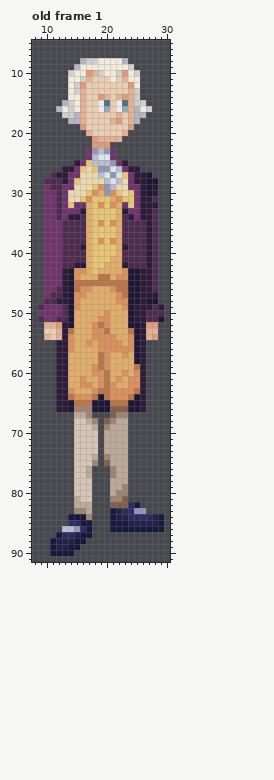
Pixel-art file: Sprites/personagens/fase 3/danton.aseprite. That is the earlier state.
36x96 pixels, 1 frame. Shown: old frame 1: x 8..30, y 5..91. The commit also changed other frames, which this record leaves out.
The result:
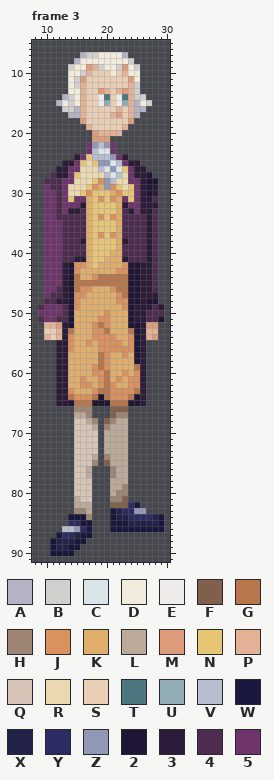
Palette (. is transparent): A #b3b3c3  B #d1cece  C #dbe4e9  D #f1ebdb  E #f0ebeb  F #805f4c  G #b8774a  H #9e8573  J #da915e  K #e1ad6b  L #bbaa9a  M #de9b7c  N #e6c575  P #e2b196  Q #d6c4b7  R #ebd8b0  S #e9ceb4  T #4c7780  U #91acb2  V #b7bed0  W #18183e  X #222249  Y #2c2c63  Z #9397b6  2 #1f1636  3 #2c1b39  4 #4d2c50  5 #70346c
A new or re-ordered frame is compared with the old frame closest to it.
From old to new:
frames 1 -> 4
layer "fundo" added
layer "Grupo 1/colete" added
layer "Grupo 1/casaco" added
layer "Grupo 2/gola colete" added
layer "Grupo 2/gola" added
layer "Camada 1" removed
layer "colete" removed
layer "casaco" removed
layer "gola colete" removed
layer "gola" removed
Changed rows in their new state; - is an unchanged pixel.
Frame 3 is new; against old frame 1:
first column x 12:
 7 ----ABBDDDDA----
 8 ---ADDD----DB---
 9 --BD-MPB--BMDB--
10 --D-BPSSS-SP-D--
11 ---BMS---S-SM---
12 ----P-------PB--
13 ---D---MP-PM----
14 -AB----ET-ET--B-
15 AD------U--U-ADB
16 .B-A---SS-PS--A.
17 -.A------PM---.-
18 --..M----SS-M.--
19 ----.P-----P.---
20 -----.MPPPP.----
21 -------MM..-----
22 -----5ZVZ5------
23 ------VCC-------
24 ---35N-VVZ53----
25 -335NRNZZCV533--
26 3-5-R-RVCZCN5-3-
27 ---N---RVCVR----
28 -5-R--NJZVR--5--
29 --R--NJK-JN-N---
30 ----NJNNNKJN----
31 --N55K-J-JK5----
32 --5-3--N-N-35---
33 --334------43---
34 -444---J-J--444-
35 -------N-N------
37 -------J-J------
38 ----3--N-N-3----
39 ----4------4----
40 ---------K------
41 ---33---K--3----
42 -32JJ--K---J223-
43 ----K-K---J-----
44 ---G--J--GGG----
first column x 12:
66 ...---...---...
Boxes around the changes in both pictures, in picture pixels (x1, y1, x2, y2):
changed: (56, 52, 152, 280)
erased: (56, 406, 146, 412)
